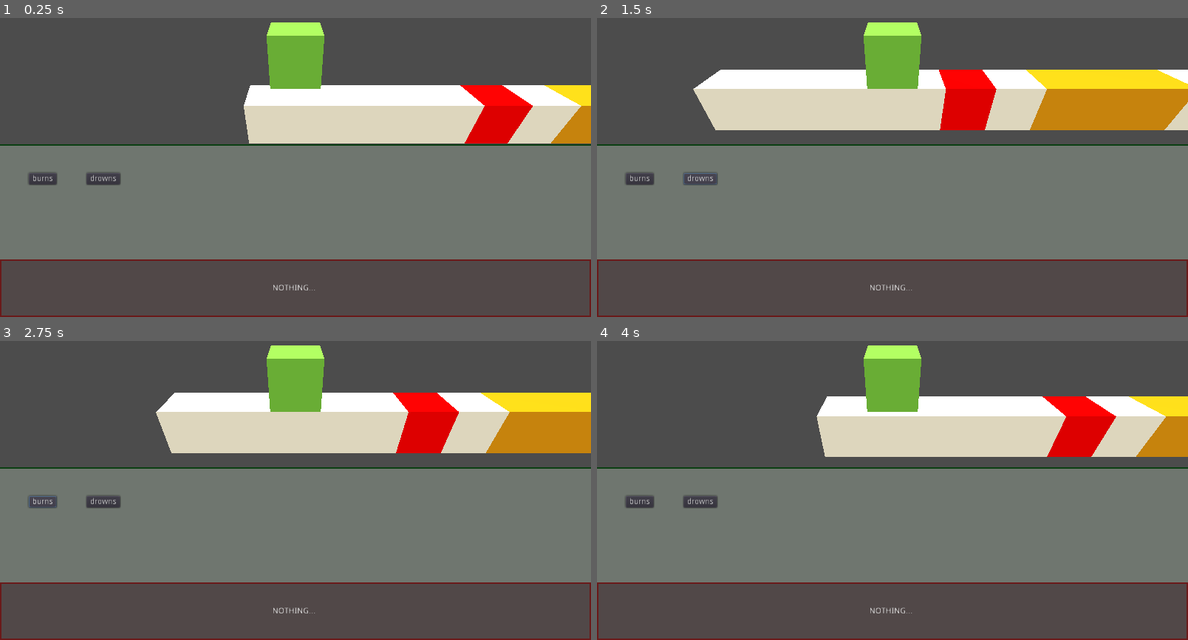
Above: before the commit, frames 1-4 (two rows, left to right).
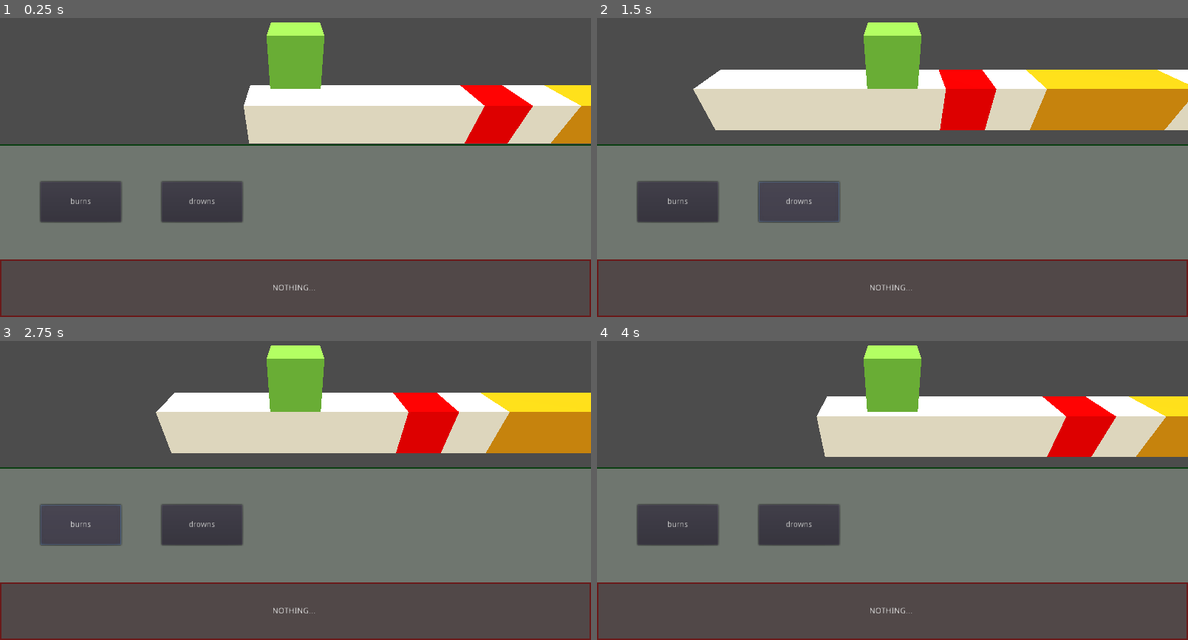
Above: after the commit, the same moments.

Repository: adngdb/ldjam45
Game: Godot game, scene res://Scenes/Main.tscn
Two runs of this game, one before a commit and one after it. Both use one fixed random seed, a clock stepped at 60 frames per second and the inputs below.
Inputs:
- Up to frame 1 (0.25 s): no input
- Up to frame 2 (1.5 s): click "burns" at 0.5 s; click "drowns" at 1.25 s
- Up to frame 3 (2.75 s): click "burns" at 2 s
- Up to frame 4 (4 s): click "drowns" at 2.75 s; click "burns" at 3.5 s

The runs differ from the first frame. In frame 1, 4.0% of the frame differs, in the area x 4-42%, y 51-69%; in frame 2, 4.0%; in frame 3, 4.0%; in frame 4, 4.0%.

Commit message:
Make bigger buttons.

Diff:
--- a/Scripts/Rules.gd
+++ b/Scripts/Rules.gd
@@ -1,4 +1,6 @@
 extends Panel
+
+const BASE_SIZE = 70
 
 func _ready():
 	var count = 0
@@ -6,5 +8,6 @@
 		var data = State.RULES_DATA[rule]
 		var word = WordDragable.new(rule, data.word)
 		add_child(word)
-		word.set_position(Vector2(count * 100 + 50, 50))
+		word.set_position(Vector2(count * BASE_SIZE * 3 + BASE_SIZE, (200 - BASE_SIZE) / 2))
+		word.rect_size = Vector2(BASE_SIZE * 2, BASE_SIZE)
 		count += 1
